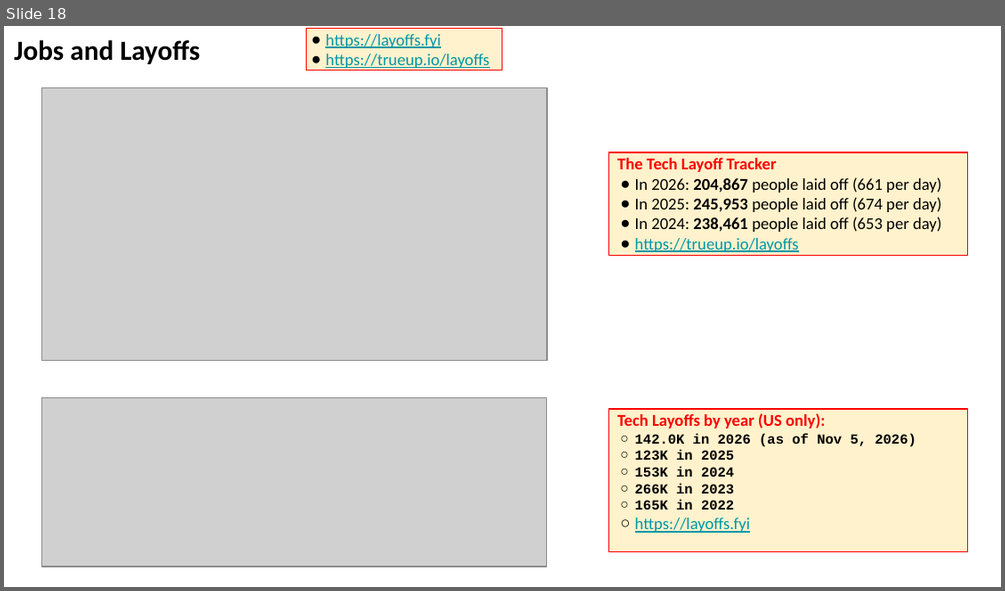
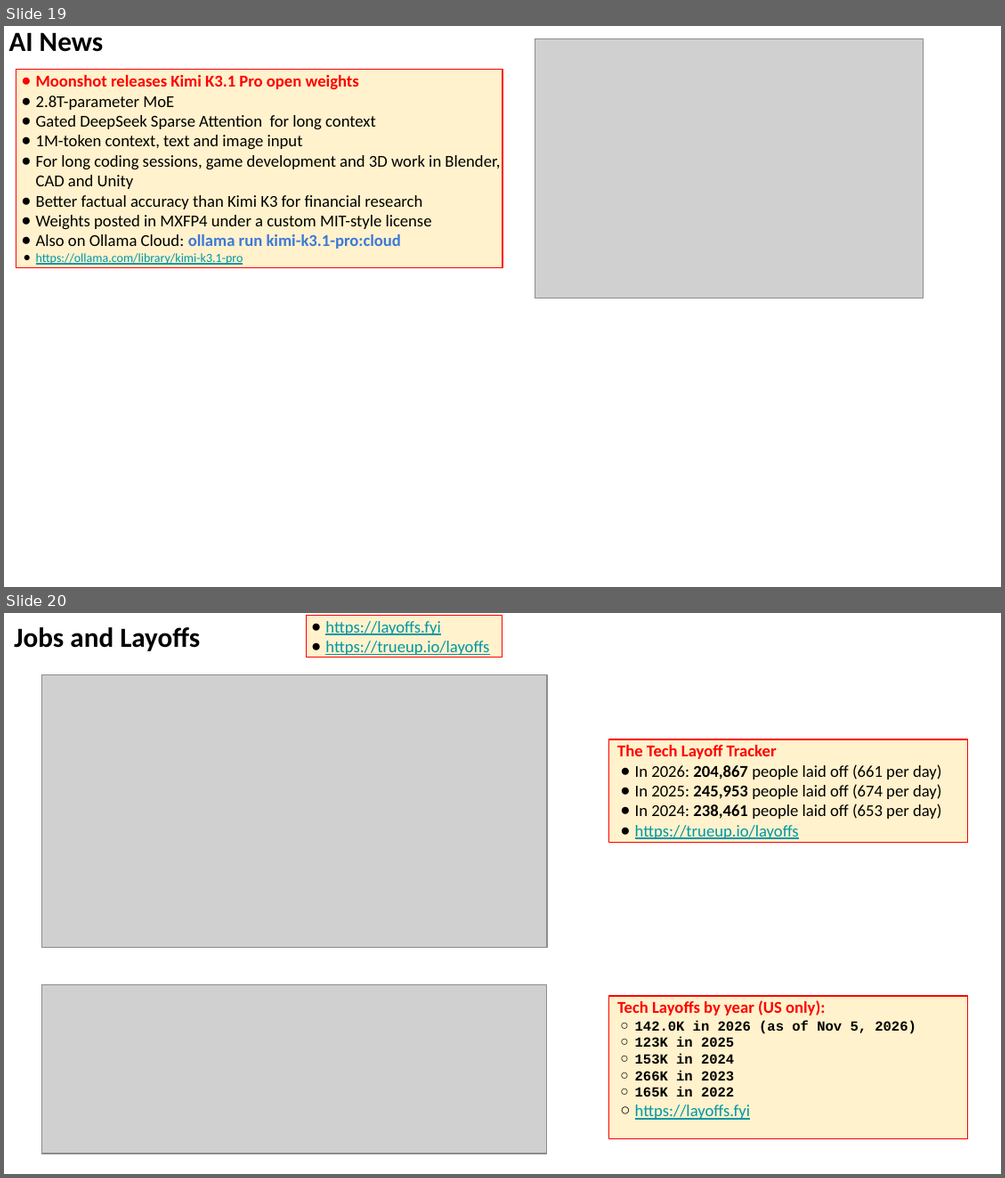
Before and after one commit to lselector/seminar, a slide deck: 2026/2026-11-13-AI-News.pptx. Shown one above the other, each under a label of ours: slide 18 before the commit, slides 19 and 20 after it. The pictures are 1005x591 and 1005x1178 pixels, drawn with LibreOffice and Linux fonts; fonts in the diff are those of the drawing; grey boxes stand for pictures. Boxes give left, top, right and bottom in pixels: in the first picture for what was removed or moved away, otherwise in the second. Text is boxed around its words. In the diff, an @@ line names an element or a change of style, - is before the commit and + after.

```diff
--- a/2026/2026-11-13-AI-News.pptx
+++ b/2026/2026-11-13-AI-News.pptx
@@ slide 19 added at [4, 26, 1001, 587], background #FFFFFF @@
@@ text added at [9, 32, 104, 52], 20 pt, text #000000, bold @@
+AI News
@@ picture added at [534, 39, 923, 298] @@
@@ rectangle added at [16, 70, 502, 268], fill #FFF2CC, outline #FF0000 0.75 pt, 12 pt, text #000000 @@
+● Moonshot releases Kimi K3.1 Pro open weights
+● 2.8T-parameter MoE
+● Gated DeepSeek Sparse Attention for long context
+● 1M-token context, text and image input
+● For long coding sessions, game development and 3D work in Blender, CAD and Unity
+● Better factual accuracy than Kimi K3 for financial research
+● Weights posted in MXFP4 under a custom MIT-style license
+● Also on Ollama Cloud: ollama run kimi-k3.1-pro:cloud
+● https://ollama.com/library/kimi-k3.1-pro
@@ what was slide 18 is now slide 20 @@
```
Also in this commit, not shown: 2 slides changed, 1 other slide added, 6 slides removed.
